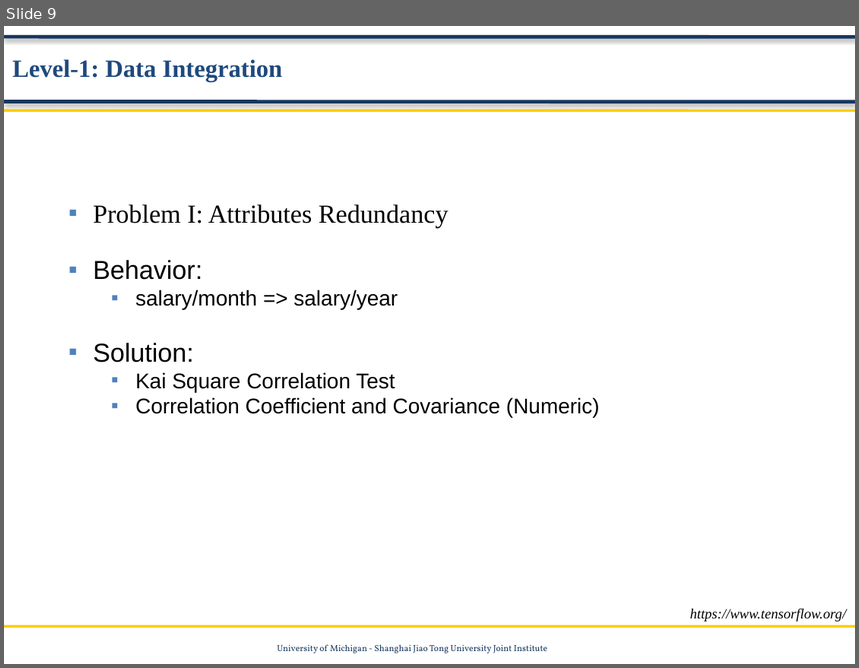
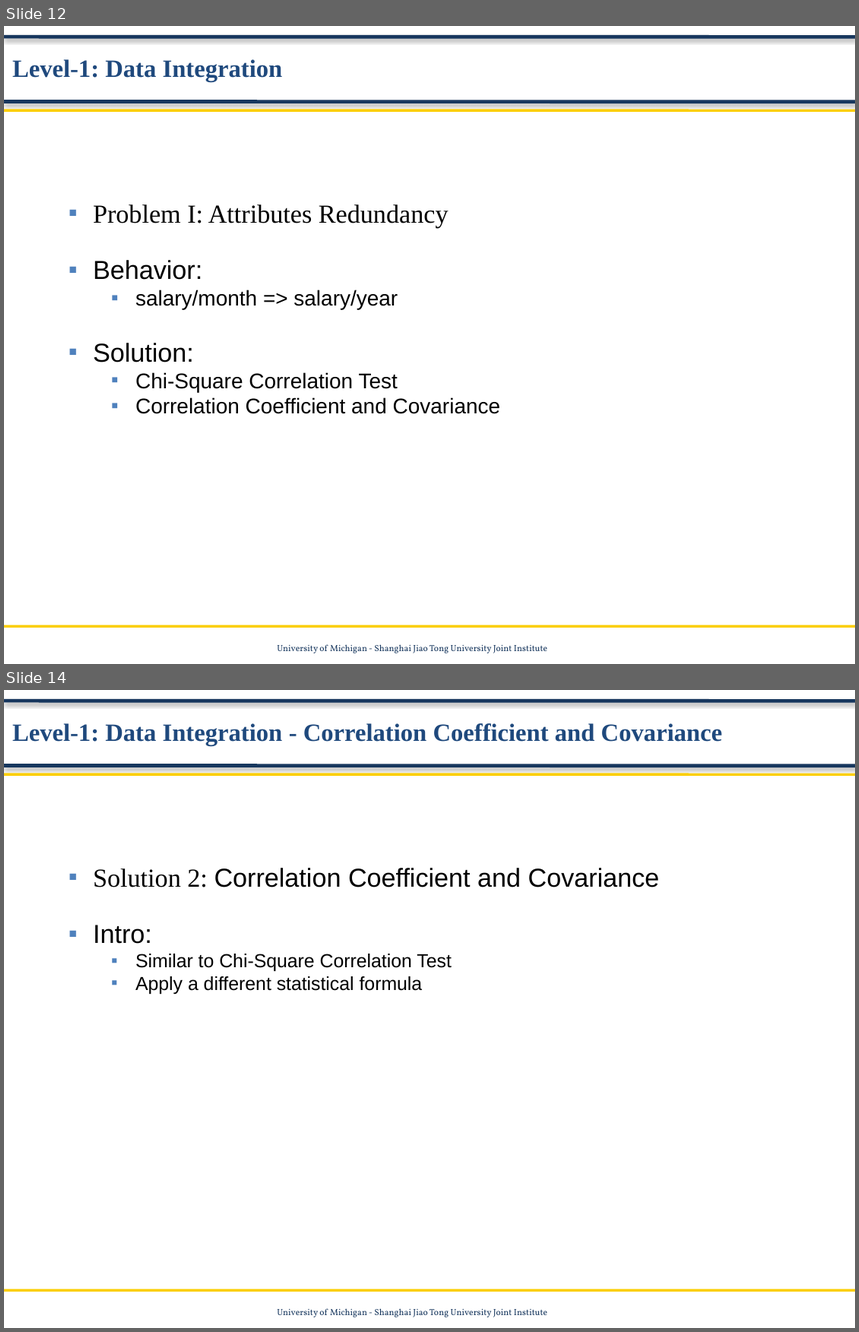
Before and after one commit to Data-Mining-UMJI/Data-Storage-Under-Revise, a slide deck: Preprocessing/Data Preprocessing.pptx. Shown one above the other, each under a label of ours: slide 9 before the commit, slides 12 and 14 after it; the slides between them are not shown. The pictures are 859x668 and 859x1332 pixels, drawn with LibreOffice and Linux fonts; fonts in the diff are those of the drawing; background and template pictures are left out. Boxes give left, top, right and bottom in pixels: in the first picture for what was removed or moved away, otherwise in the second. Text is boxed around its words. In the diff, an @@ line names an element or a change of style, - is before the commit and + after.

```diff
--- a/Preprocessing/Data Preprocessing.pptx
+++ b/Preprocessing/Data Preprocessing.pptx
@@ slide 14 added at (4, 690, 855, 1328), background #FFFFFF; not listed: 5 template elements that a slide beside it also shows @@
@@ text added at (12, 723, 722, 746), 21 pt, text #1F497D, bold @@
+Level-1: Data Integration - Correlation Coefficient and Covariance
@@ text added at (93, 868, 660, 994), 16 pt, text #000000 @@
+■ Solution 2: Correlation Coefficient and Covariance
+■ Intro:
+  ■ Similar to Chi-Square Correlation Test
+  ■ Apply a different statistical formula
@@ what was slide 9 is now slide 12 @@
@@ slide 12 changed as well @@
@@ text at (135, 373, 501, 414): text changed @@
-  ■ Kai Square Correlation Test
-  ■ Correlation Coefficient and Covariance (Numeric)
+  ■ Chi-Square Correlation Test
+  ■ Correlation Coefficient and Covariance
@@ text removed at (690, 609, 847, 622) @@
-https://www.tensorflow.org/
```
Also in this commit, not shown: 10 other slides changed, 13 other slides added, 1 slide removed, 2 other files.
